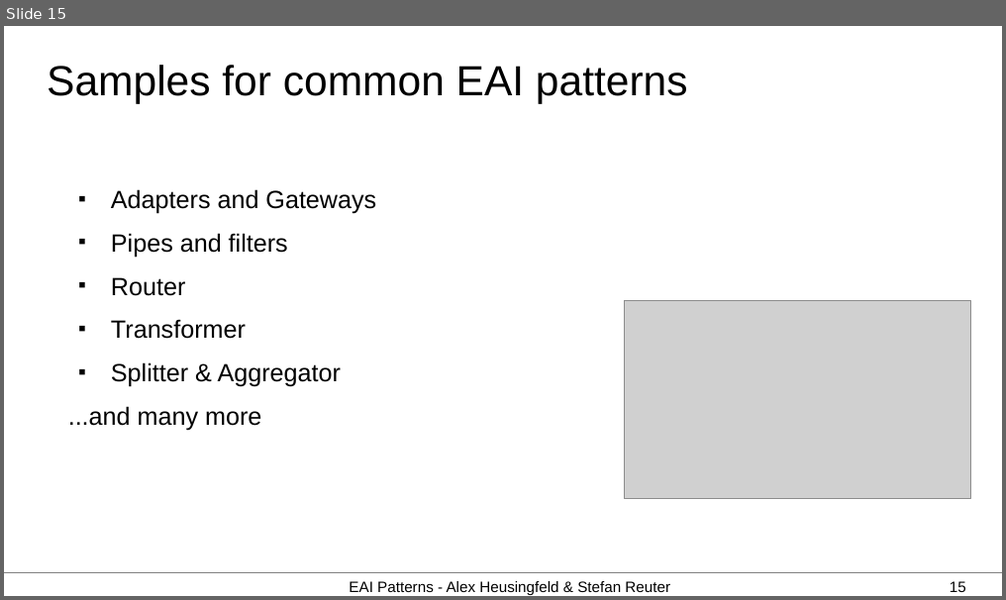
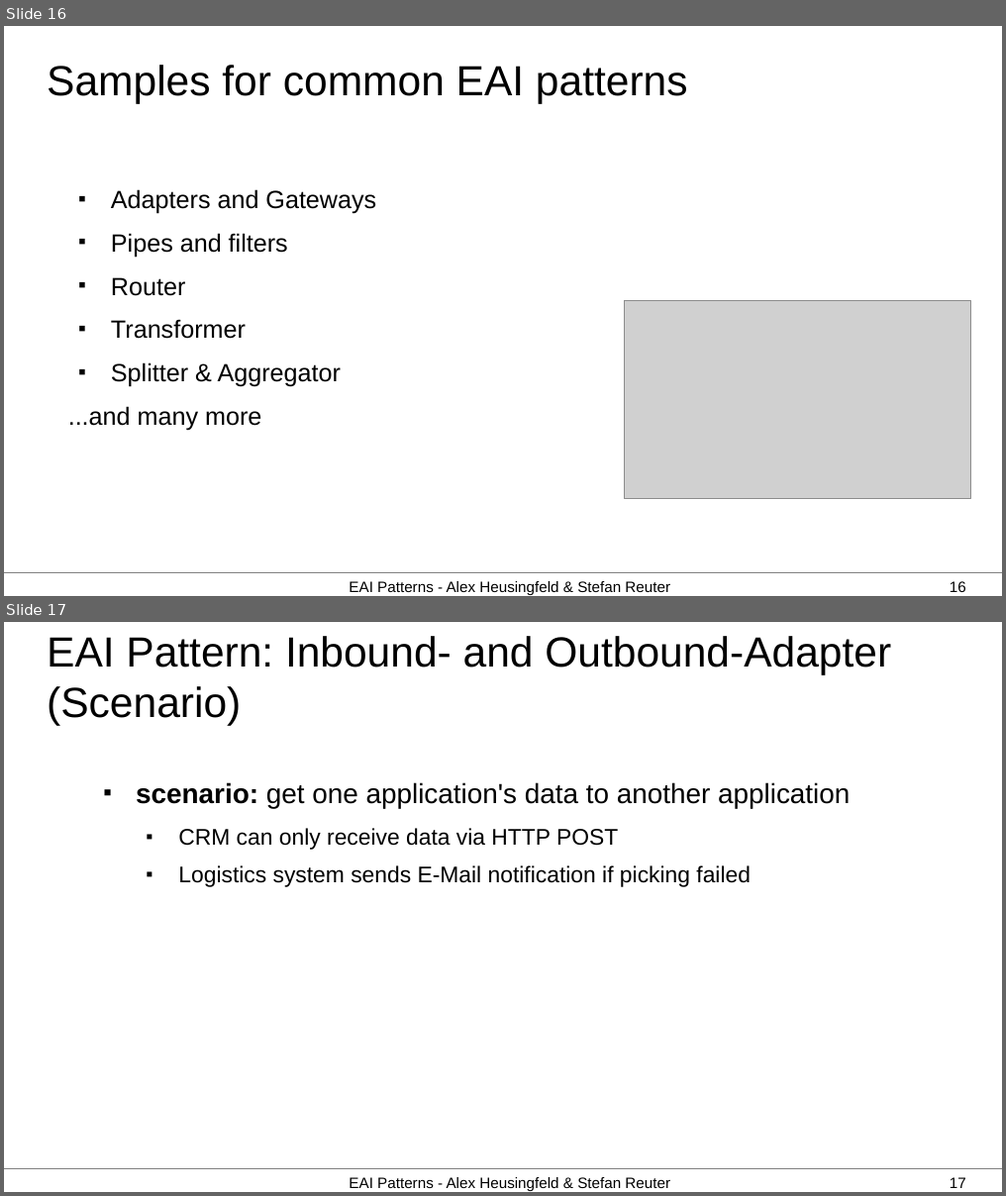
Before and after one commit to aheusingfeld/javaone2012, a slide deck: slides/eai-slides.odp. Shown one above the other, each under a label of ours: slide 15 before the commit, slides 16 and 17 after it. The pictures are 1006x600 and 1006x1196 pixels, drawn with LibreOffice and Linux fonts; fonts in the diff are those of the drawing; grey boxes stand for pictures. Boxes give left, top, right and bottom in pixels: in the first picture for what was removed or moved away, otherwise in the second. Text is boxed around its words. In the diff, an @@ line names an element or a change of style, - is before the commit and + after.

```diff
--- a/slides/eai-slides.odp
+++ b/slides/eai-slides.odp
@@ slide 17 added at [4,622,1002,1192], background #FFFFFF; not listed: 1 template element that a slide beside it also shows @@
@@ title added at [47,636,891,725], 33.5 pt, text #000000 @@
+EAI Pattern: Inbound- and Outbound-Adapter (Scenario)
@@ text added at [136,782,849,887], 18 pt, text #000000 @@
+■ scenario: get one application's data to another application
+  ■ CRM can only receive data via HTTP POST
+  ■ Logistics system sends E-Mail notification if picking failed
@@ text added at [349,1177,670,1191], 12 pt, text #000000 @@
+EAI Patterns - Alex Heusingfeld & Stefan Reuter
@@ page number added at [949,1177,966,1188], 12 pt, text #000000 @@
+17
@@ what was slide 15 is now slide 16 @@
```
Also in this commit, not shown: 9 slides changed, 7 other slides added.
